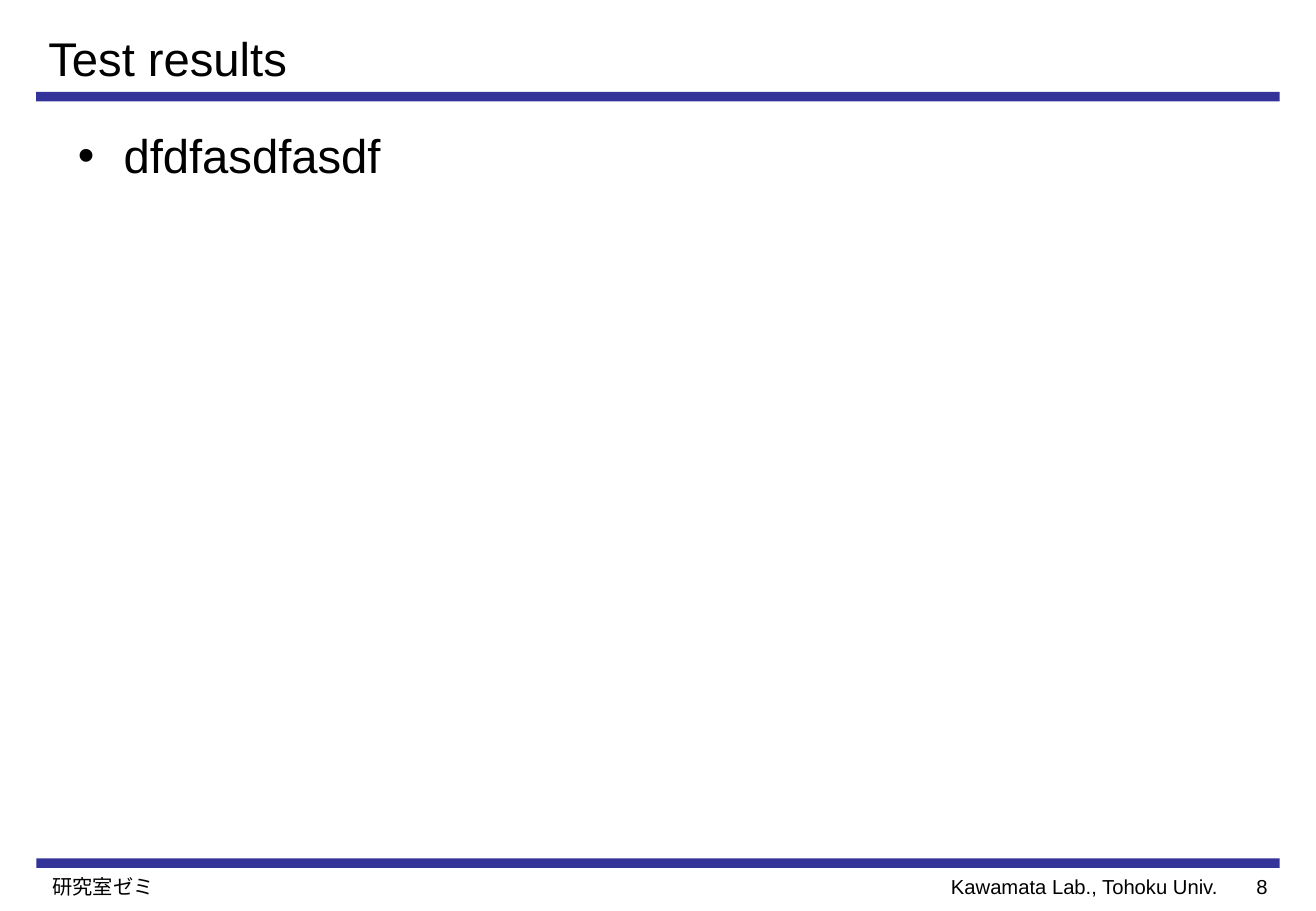
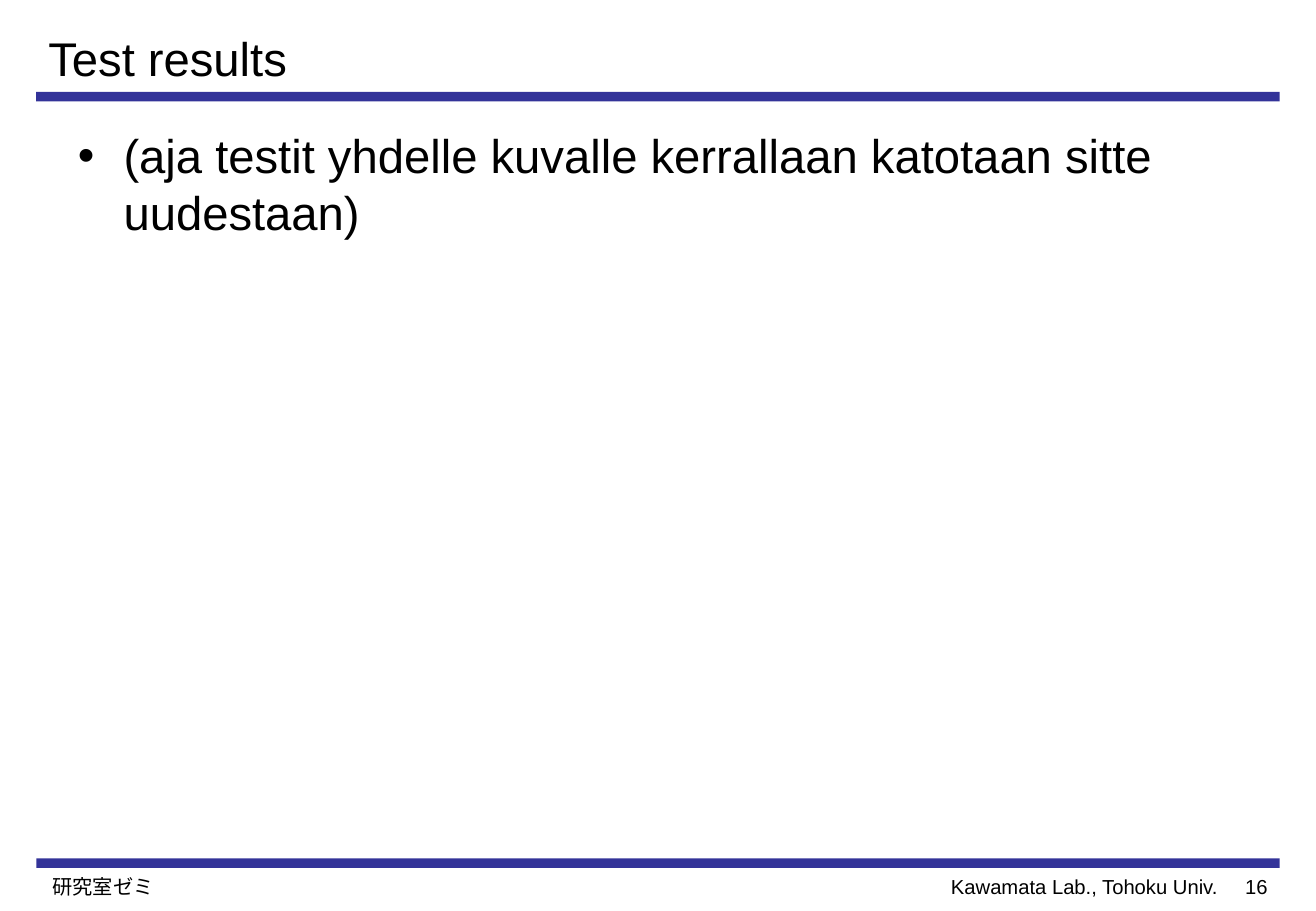
Before and after one commit to Perttu-/Handwriting-recognition, a slide deck: slide 17 of reports & presentations/seminar2/February_Seminar.pptx (slide 9 before the commit). Drawn at 1316x911 pixels with LibreOffice and Linux fonts; fonts in the diff are those of the drawing. Boxes give left, top, right and bottom in pixels: in the first picture for what was removed or moved away, otherwise in the second. Text is boxed around its words. In the diff, an @@ line names an element or a change of style, - is before the commit and + after.

Commit message:
more presentation,tests and results

```diff
--- a/reports & presentations/seminar2/February_Seminar.pptx
+++ b/reports & presentations/seminar2/February_Seminar.pptx
@@ text at (124,138,1152,240): text changed @@
-• dfdfasdfasdf
+• (aja testit yhdelle kuvalle kerrallaan katotaan sitte uudestaan)
@@ page number at (1245,880,1267,895): text changed @@
-8
+16
```
Also in this commit, not shown: 5 other slides changed, 7 slides added, 5 slides removed, 48 other files.
